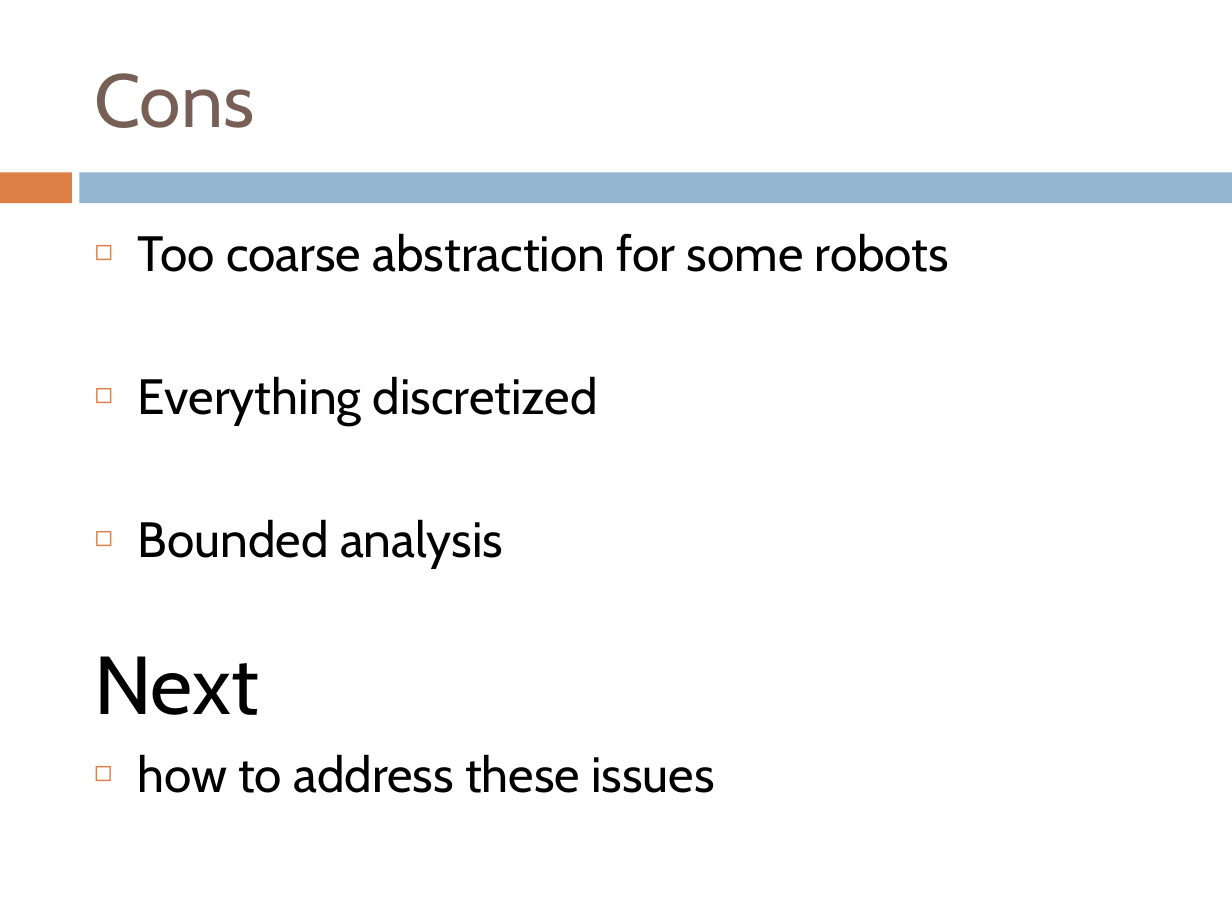
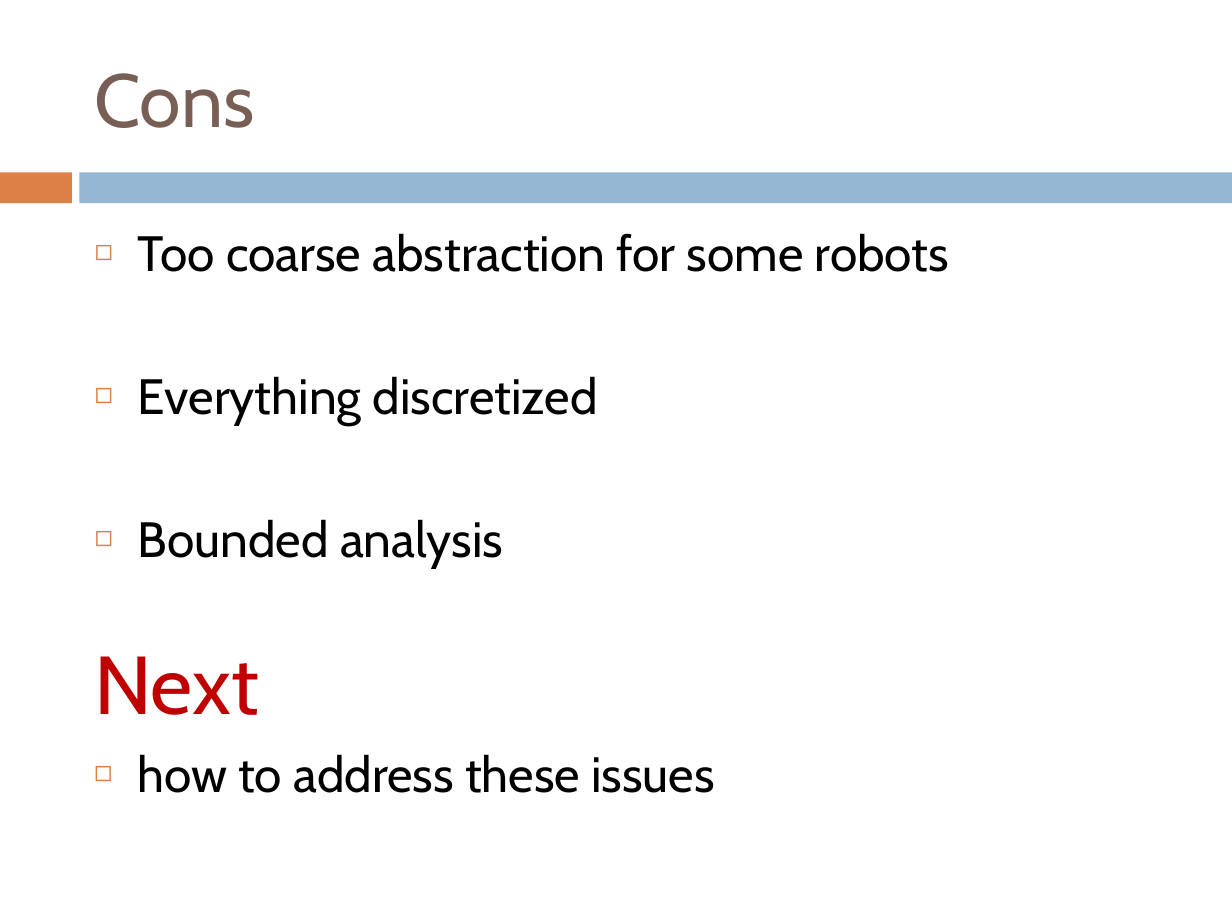
Before and after one commit to webguru412/React-Robots, a slide deck: slide 17 of talks/ppr-14-05-12.pptx (slide 19 before the commit). Drawn at 1232x924 pixels with LibreOffice and Linux fonts; fonts in the diff are those of the drawing. Boxes give left, top, right and bottom in pixels: in the first picture for what was removed or moved away, otherwise in the second. Text is boxed around its words. In the diff, an @@ line names an element or a change of style, - is before the commit and + after.

```diff
--- a/talks/ppr-14-05-12.pptx
+++ b/talks/ppr-14-05-12.pptx
@@ text at bbox=[94, 656, 259, 715]: text colour #000000 to #C00000 in "Next" @@
```
Also in this commit, not shown: 4 other slides changed, 2 slides added, 1 other file.
